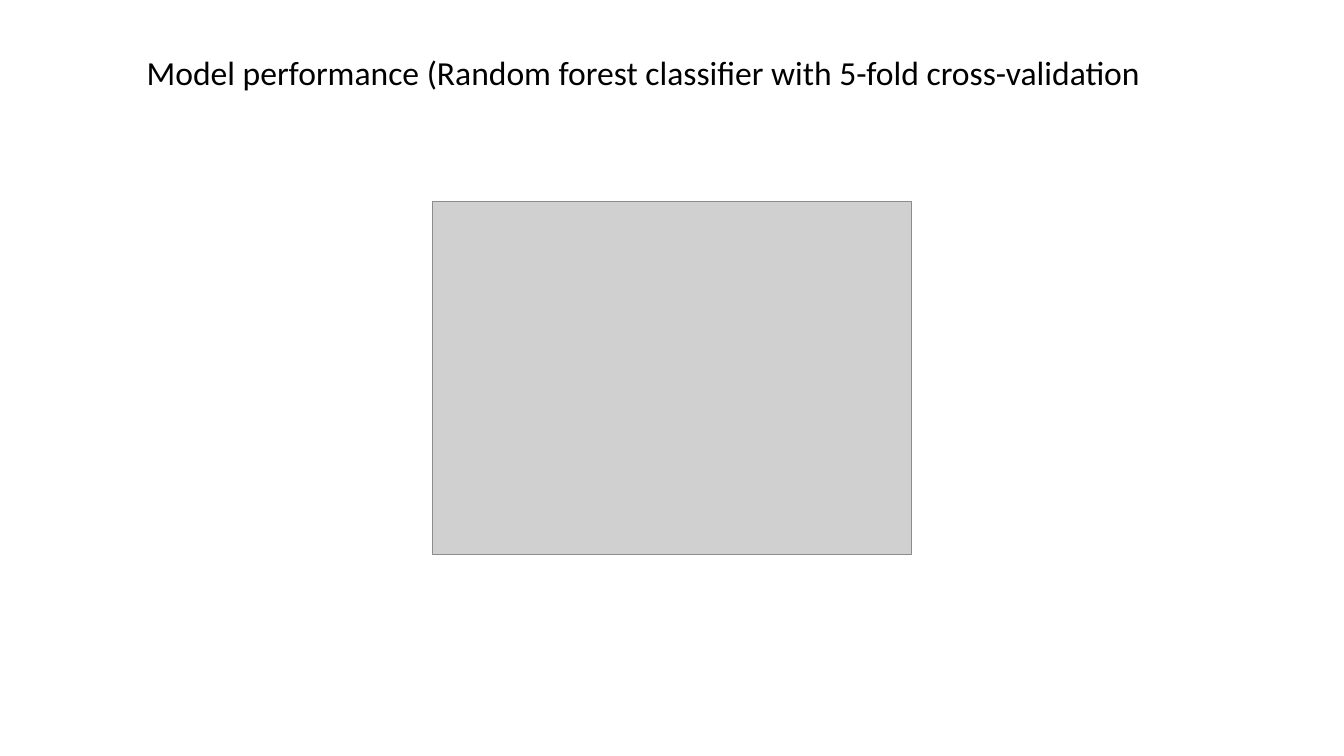
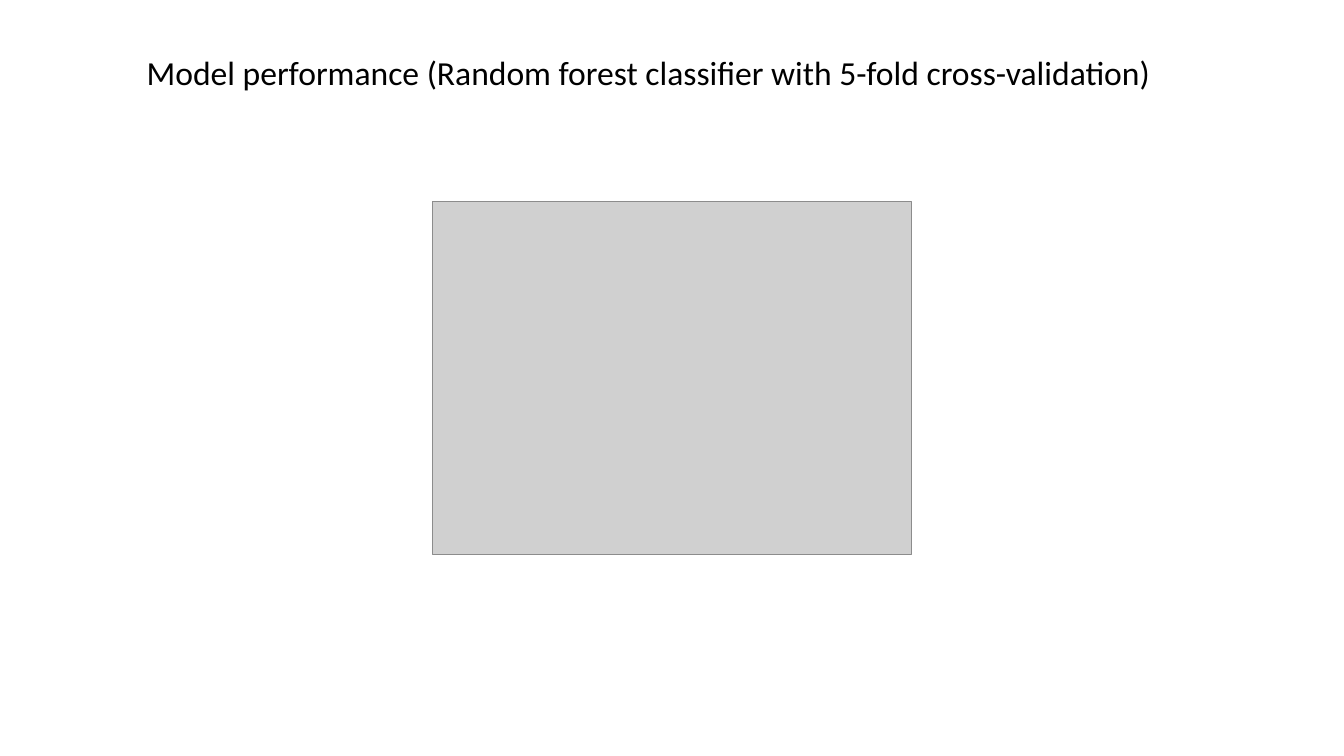
Before and after one commit to OHNLP/activity_tracker, a slide deck: slide 18 of reports/activity_tracker.pptx. Drawn at 1344x756 pixels with LibreOffice and Linux fonts; fonts in the diff are those of the drawing; grey boxes stand for pictures. Boxes give left, top, right and bottom in pixels: in the first picture for what was removed or moved away, otherwise in the second. Text is boxed around its words. In the diff, an @@ line names an element or a change of style, - is before the commit and + after.

Commit message:
ppt update

```diff
--- a/reports/activity_tracker.pptx
+++ b/reports/activity_tracker.pptx
@@ text at [147, 60, 1150, 91]: text changed @@
-Model performance (Random forest classifier with 5-fold cross-validation
+Model performance (Random forest classifier with 5-fold cross-validation)
```
Also in this commit, not shown: 1 other slide changed, 2 slides added.
